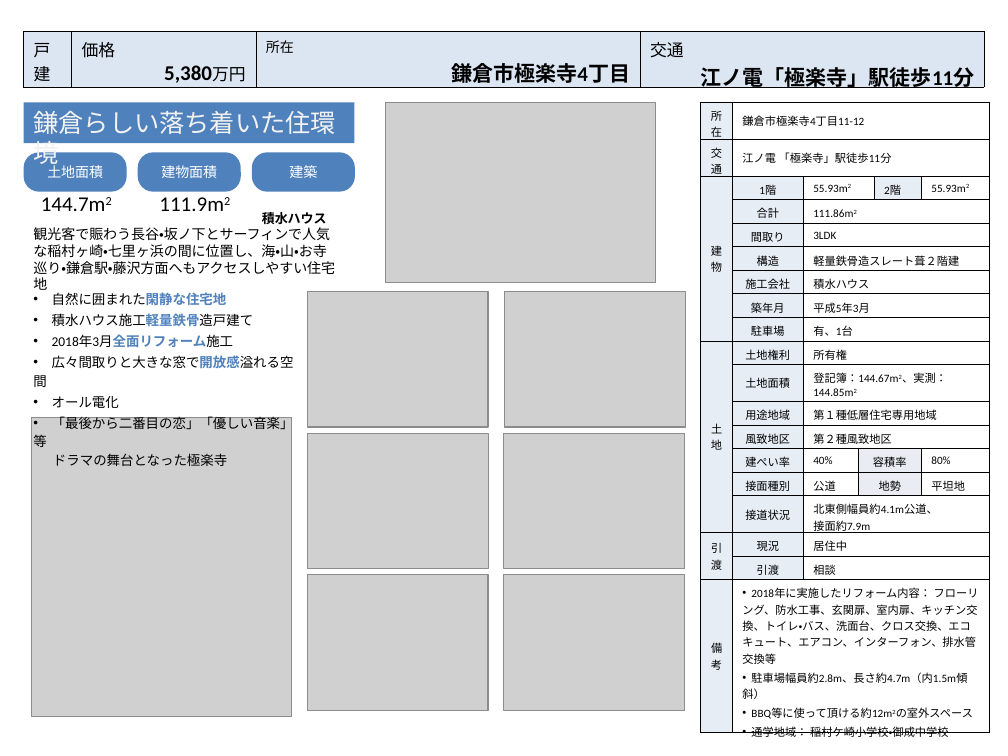
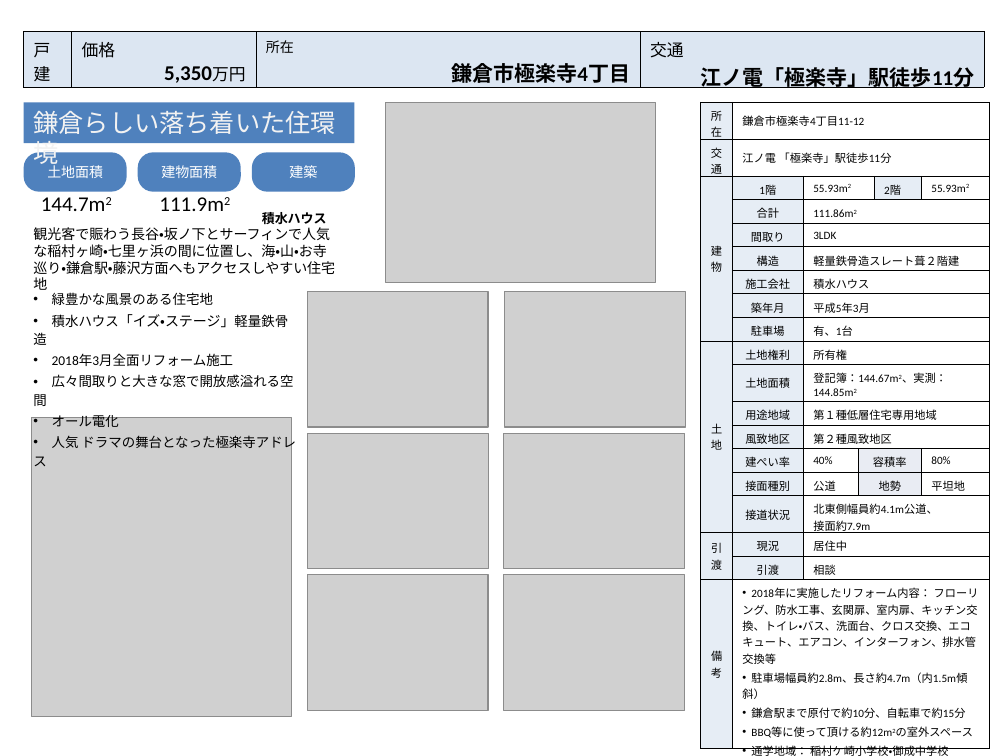
Before and after one commit to limestreetlab/limestreetlab.github.io, a slide deck: slide 1 of property/FactSheet.pptx. Drawn at 1008x756 pixels with LibreOffice and Linux fonts; fonts in the diff are those of the drawing; grey boxes stand for pictures. Boxes give left, top, right and bottom in pixels: in the first picture for what was removed or moved away, otherwise in the second. Text is boxed around its words. In the diff, an @@ line names an element or a change of style, - is before the commit and + after.

```diff
--- a/property/FactSheet.pptx
+++ b/property/FactSheet.pptx
@@ table at <box>23,31,985,92</box> @@
-row 1, column 2: 価格 / 5,380万円
+row 1, column 2: 価格 / 5,350万円
@@ table at <box>701,103,989,756</box> @@
-row 19, column 2: 2018年に実施したリフォーム内容： フローリング、防水工事、玄関扉、室内扉、キッチン交換、トイレ・バス、洗面台、クロス交換、エコキュート、エアコン、インターフォン、排水管交換等 / 駐車場幅員約2.8m、長さ約4.7m（内1.5m傾斜） / BBQ等に使って頂ける約12m2の室外スペース / 通学地域： 稲村ケ崎小学校・御成中学校
+row 19, column 2: 2018年に実施したリフォーム内容： フローリング、防水工事、玄関扉、室内扉、キッチン交換、トイレ・バス、洗面台、クロス交換、エコキュート、エアコン、インターフォン、排水管交換等 / 駐車場幅員約2.8m、長さ約4.7m（内1.5m傾斜） / 鎌倉駅まで原付で約10分、自転車で約15分 / BBQ等に使って頂ける約12m2の室外スペース / 通学地域： 稲村ケ崎小学校・御成中学校
@@ text at <box>33,292,289,345</box>: text changed @@
-• 自然に囲まれた閑静な住宅地
-• 積水ハウス施工軽量鉄骨造戸建て
+• 緑豊かな風景のある住宅地
+• 積水ハウス「イズ・ステージ」軽量鉄骨造
@@ text at <box>33,354,294,406</box>: text colour #4F81BD to #000000, bold off in "2018年3月全面リフォーム施工", "広々間取りと大きな窓で開放感溢れる空間" @@
@@ text at <box>33,433,296,466</box>: text changed @@
-• 「最後から二番目の恋」「優しい音楽」等
-ドラマの舞台となった極楽寺
+• 人気 ドラマの舞台となった極楽寺アドレス
```
Also in this commit, not shown: 9 other files.
